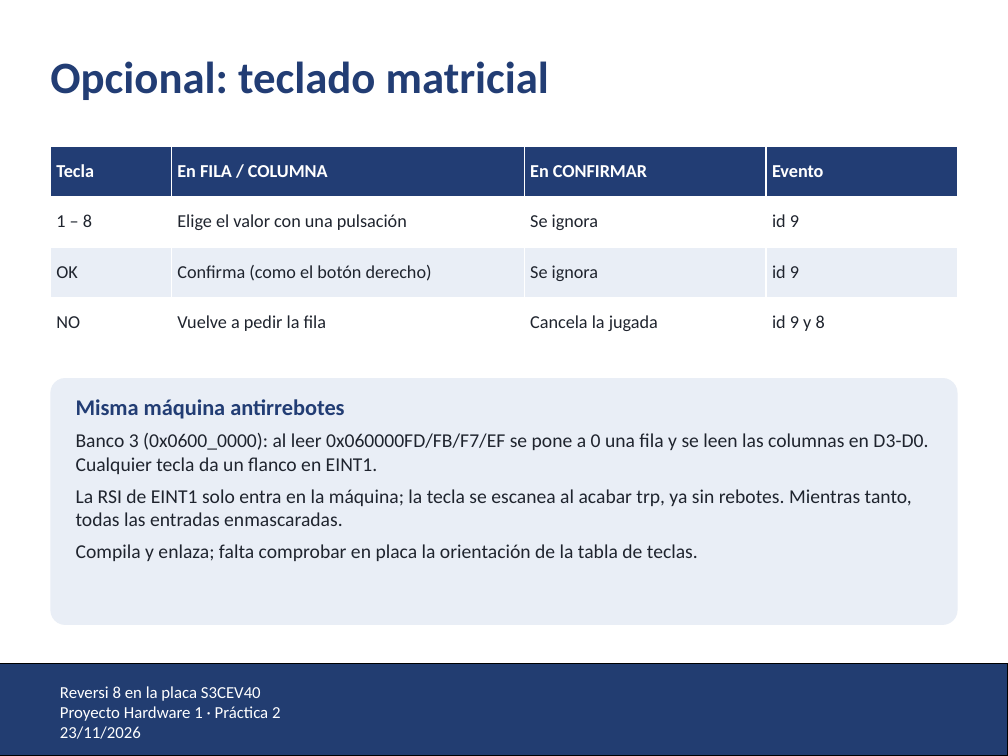
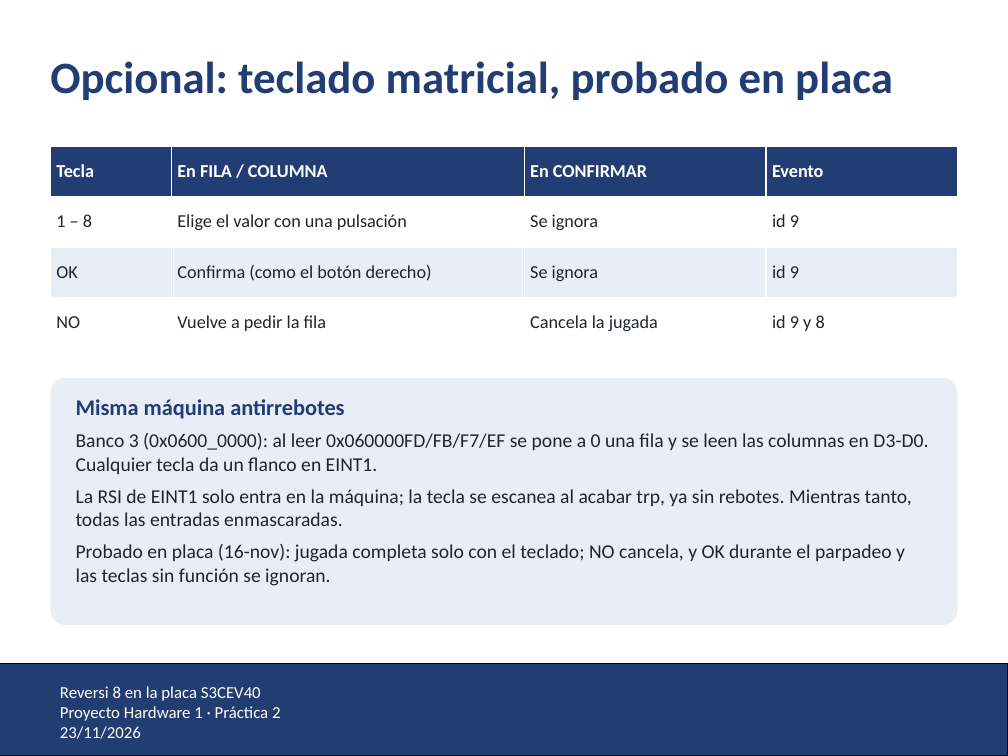
Before and after one commit to sergiobenedi/P2_PH_873042_960280, a slide deck: slide 18 of presentacion/Presentacion_P2_unizar.pptx. Drawn at 1008x756 pixels with LibreOffice and Linux fonts; fonts in the diff are those of the drawing; background and template pictures are left out. Boxes give left, top, right and bottom in pixels: in the first picture for what was removed or moved away, otherwise in the second. Text is boxed around its words. In the diff, an @@ line names an element or a change of style, - is before the commit and + after.

```diff
--- a/presentacion/Presentacion_P2_unizar.pptx
+++ b/presentacion/Presentacion_P2_unizar.pptx
@@ title at box(50, 61, 893, 100): text changed @@
-Opcional: teclado matricial
+Opcional: teclado matricial, probado en placa
@@ text at box(76, 544, 905, 586): text changed @@
-Compila y enlaza; falta comprobar en placa la orientación de la tabla de teclas.
+Probado en placa (16-nov): jugada completa solo con el teclado; NO cancela, y OK durante el parpadeo y las teclas sin función se ignoran.
```
Also in this commit, not shown: 2 other slides changed, 10 other files.
